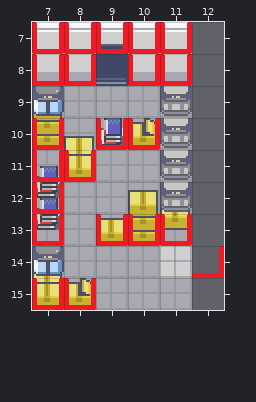
Two versions of a level (Tiled map, Tiled/fusiville_club_storage_room.tmx). Above: the version before the commit.
Cells are 32x32 px. Shown: x 7..12, y 7..15. The commit also replaced the tileset; all pictures use the new one.
After the commit:
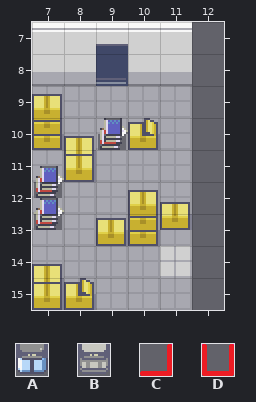
Key: from "Interior": A 2018, B 2020; from "passages": C 5, D 7.
_ is an empty cell.
Author's note on the commit: Update Rotom event in Club of Fusiville.
From old to new:
Layer "passages" (now hidden):
y 7: x 7..11 DDDDD -> _____
y 8: x 7..8 DD -> __; x 10..11 DD -> __
y 9: x 7 A -> _; x 11 B -> _
y 10: x 7 D -> _; x 9..11 DDB -> ___
y 11: x 7..8 DD -> __; x 11 B -> _
y 12: x 7 D -> _; x 11 B -> _
y 13: x 7 D -> _; x 9..11 DDD -> ___
y 14: x 7 A -> _; x 12 C -> _
y 15: x 7..8 DD -> __
